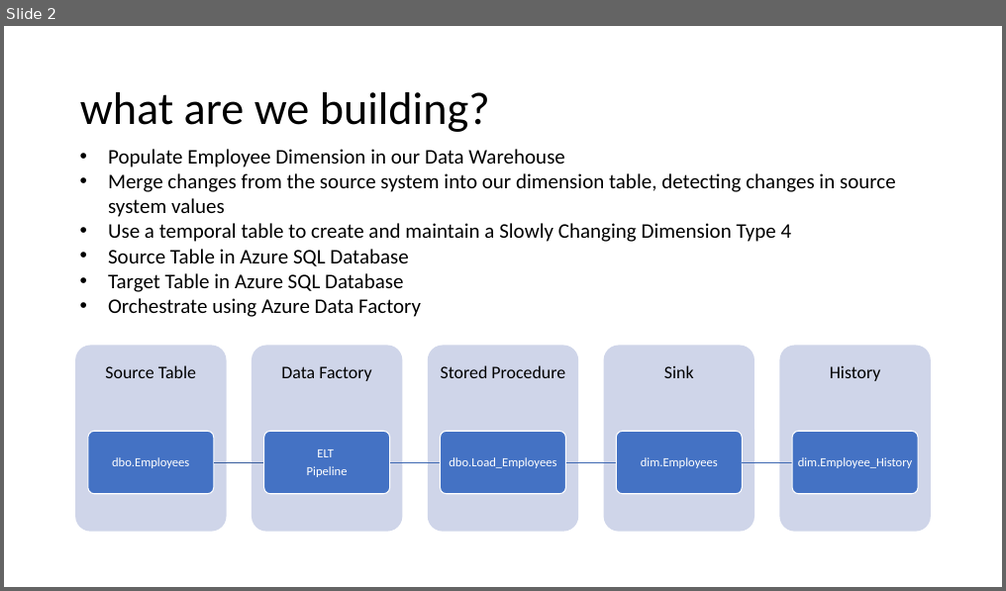
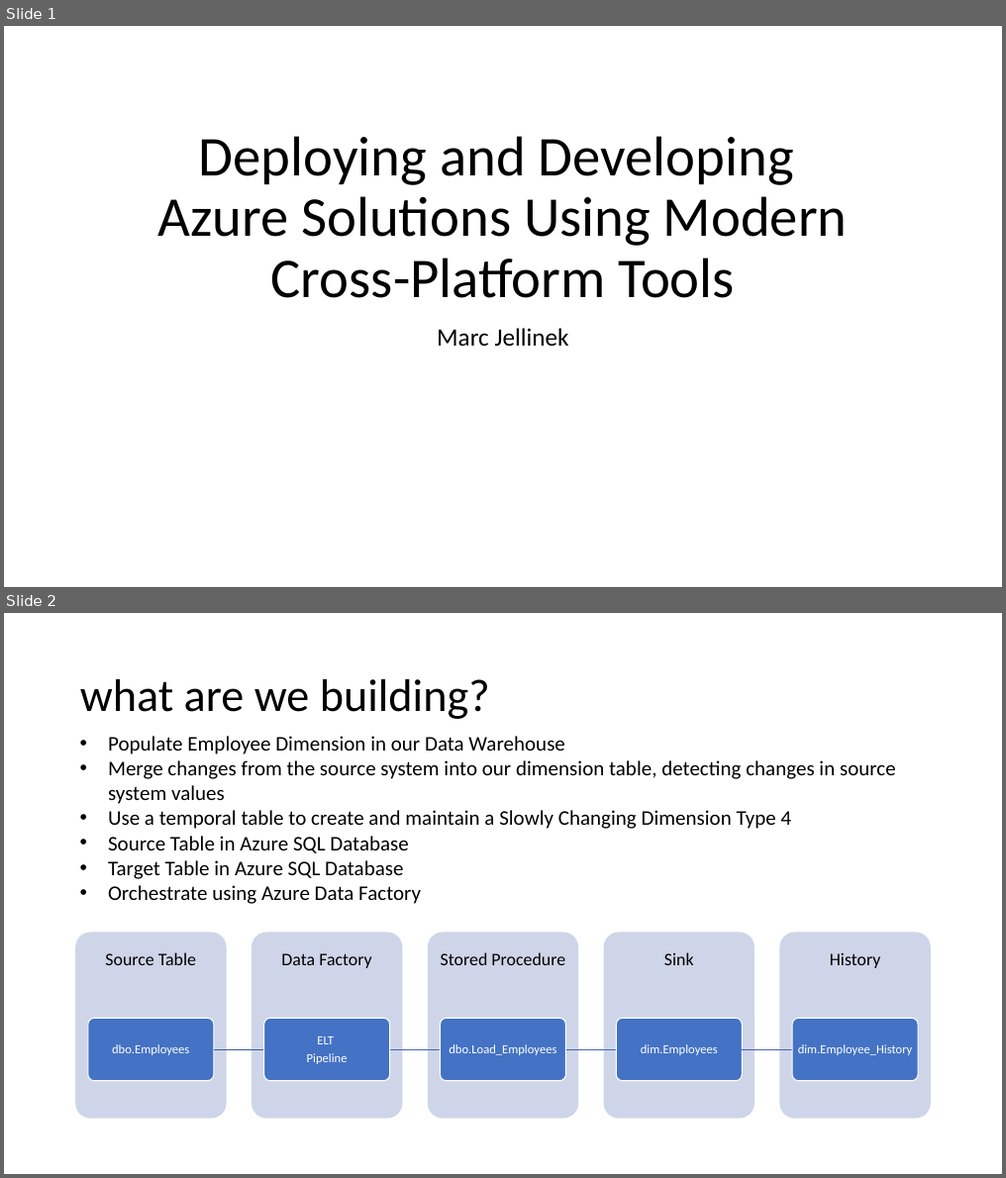
Before and after one commit to marc-jellinek/AzureDataFactoryDemo_SqlSpSink, a slide deck: AzDataFactoryDemo_SqlSpSink.pptx. Shown one above the other, each under a label of ours: slide 2 before the commit, slides 1 and 2 after it. The pictures are 1006x591 and 1006x1178 pixels, drawn with LibreOffice and Linux fonts; fonts in the diff are those of the drawing. Boxes give left, top, right and bottom in pixels: in the first picture for what was removed or moved away, otherwise in the second. Text is boxed around its words. In the diff, an @@ line names an element or a change of style, - is before the commit and + after.

```diff
--- a/AzDataFactoryDemo_SqlSpSink.pptx
+++ b/AzDataFactoryDemo_SqlSpSink.pptx
@@ slide 1 added at (x1=4, y1=26, x2=1002, y2=587), background #FFFFFF @@
@@ title added at (x1=158, y1=136, x2=847, y2=298), 54 pt, text #000000 @@
+Deploying and Developing
+Azure Solutions Using Modern
+Cross-Platform Tools
@@ subtitle added at (x1=437, y1=328, x2=569, y2=346), 24 pt, text #000000 @@
+Marc Jellinek
```
Also in this commit, not shown: 5 slides changed, 1 slide removed.
